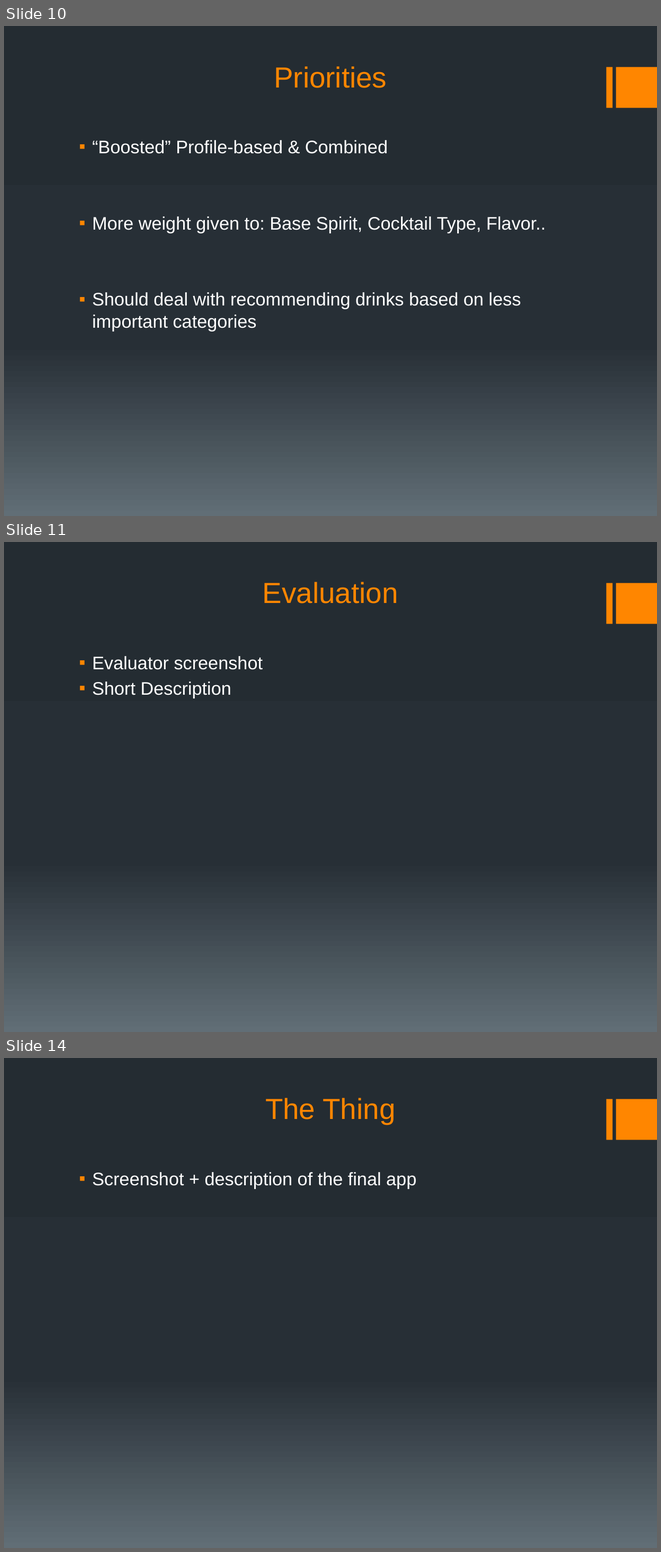
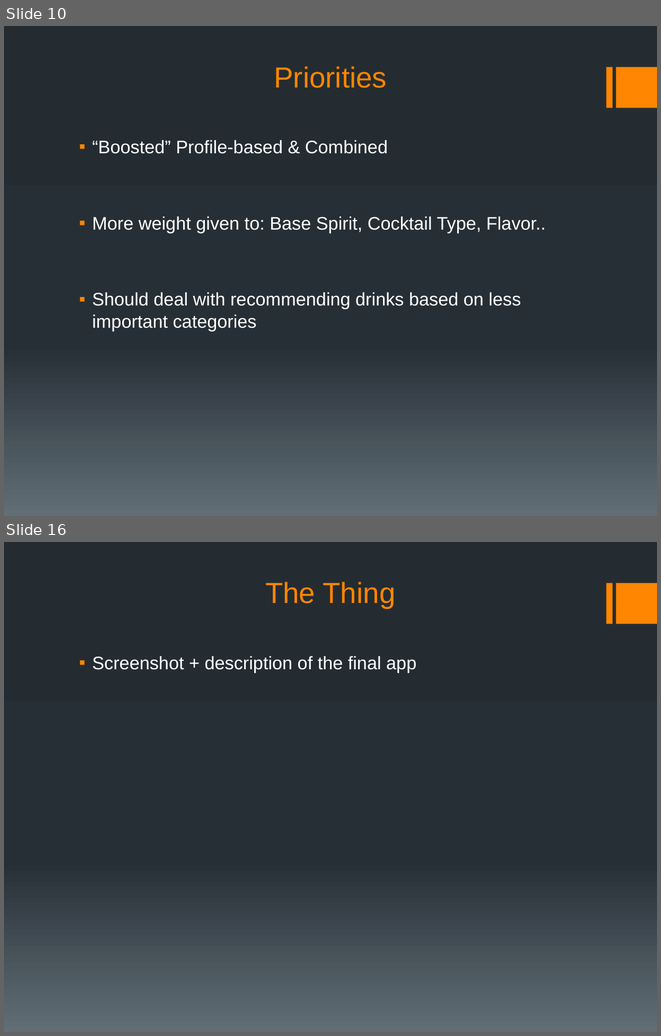
Before and after one commit to Midoriii/Cocktail-Recommender, a slide deck: cocktails.pptx. Shown one above the other, each under a label of ours: slides 10, 11 and 14 before the commit, slides 10 and 16 after it; the slides between them are not shown. The pictures are 661x1552 and 661x1036 pixels, drawn with LibreOffice and Linux fonts; fonts in the diff are those of the drawing. Boxes give left, top, right and bottom in pixels: in the first picture for what was removed or moved away, otherwise in the second. Text is boxed around its words. In the diff, an @@ line names an element or a change of style, - is before the commit and + after.

```diff
--- a/cocktails.pptx
+++ b/cocktails.pptx
@@ slide 11 removed at [4,542,657,1032], background gradient #242C33 to #273037 to #636D76; not listed: 2 template elements that a slide beside it also shows @@
@@ title removed at [263,582,398,603] @@
-Evaluation
@@ text removed at [92,656,263,698] @@
-▪ Evaluator screenshot
-▪ Short Description
@@ what was slide 14 is now slide 16 @@
```
Also in this commit, not shown: 3 slides changed, 4 slides added, 1 other slide removed, 2 other files.
